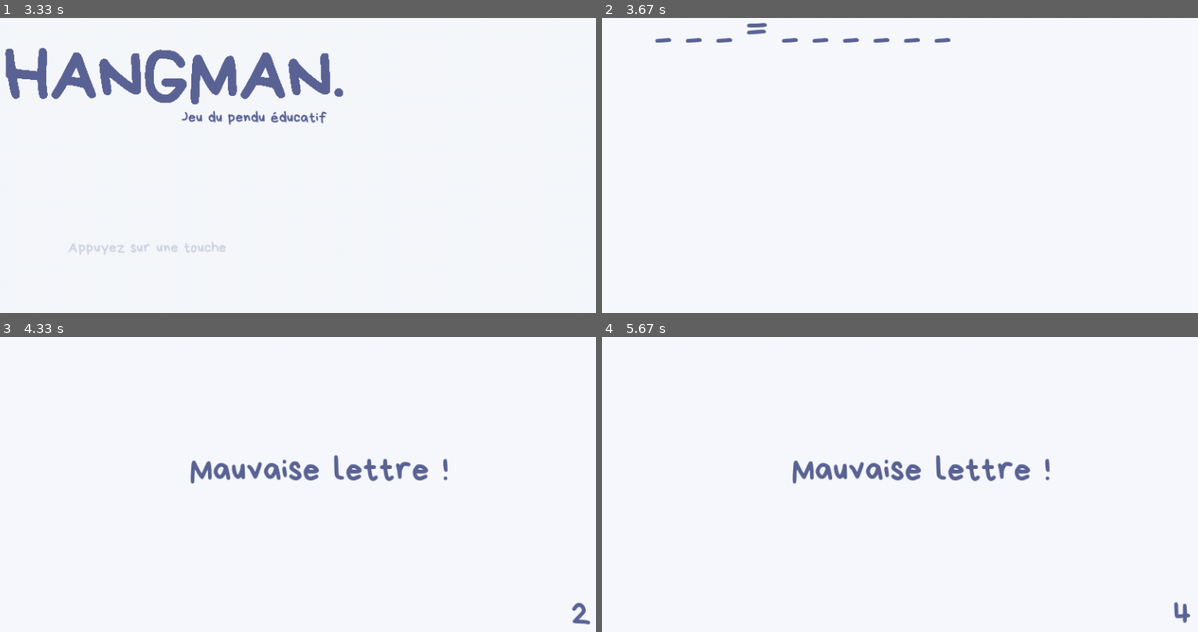
Above: before the commit, frames 1-4 (two rows, left to right).
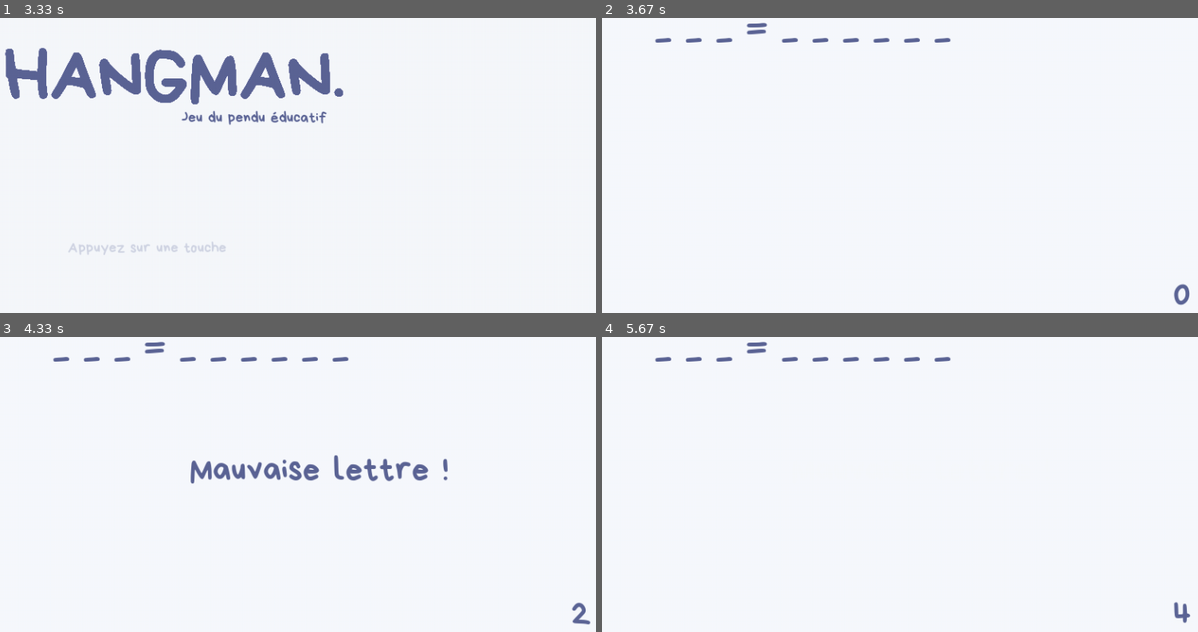
Above: after the commit, the same moments.

Repository: iamkonfusion/HANGMAN-Pygame
Game: pygame game, started from HANGMAN/mecanisme_pendu.py
Two runs of this game, one before a commit and one after it. Both use one fixed random seed, a clock stepped at 60 frames per second and the inputs below.
Inputs:
- Up to frame 1 (3.33 s): no input
- Up to frame 2 (3.67 s): tap Space at 3.33 s
- Up to frame 3 (4.33 s): tap Space at 3.73, 4.03 s
- Up to frame 4 (5.67 s): tap Space at 4.62, 5.12 s

Frame 1 is identical in both runs. In frame 2, 0.1% of the frame differs, in the area x 95-99%, y 90-98%; in frame 3, 0.5%; in frame 4, 1.9%, in the area x 8-76%, y 1-50%.

Commit message:
Update mecanisme_pendu.py

Diff:
--- a/HANGMAN/mecanisme_pendu.py
+++ b/HANGMAN/mecanisme_pendu.py
@@ -28,7 +28,6 @@
 """
 
 pygame.display.flip()
-
 
 debutant_adj = {"blue":"bleu",
             "difficult":"difficile",
@@ -104,6 +103,12 @@
                 fautes = 0
                 while fautes != 10 and not mot_complet:
 
+                    screen.blit(pygame.transform.smoothscale(background, size),(0,0))
+                    affichage_word_trad = " ".join(display_word) + " = " + " ".join(display_trad)
+                    screen.blit(font_ingame.render(affichage_word_trad, True, (r,g,b)), coord_tirets)
+                    screen.blit(font_ingame.render(str(fautes), 1 , (94, 102, 151)),(850,450)) # ajout !
+                    pygame.display.flip()
+
                     for event in pygame.event.get():
                         if event.type == pygame.QUIT:
                             pygame.quit()
@@ -125,15 +130,18 @@
 
                                 screen.blit(pygame.transform.smoothscale(background, size),(0,0))
                                 affichage_word_trad = " ".join(display_word) + " = " + " ".join(display_trad)
+                                screen.blit(font_ingame.render(str(fautes), 1 , (94, 102, 151)),(850,450)) # ajout !
                                 screen.blit(font_ingame.render(affichage_word_trad, True, (r,g,b)), coord_tirets)
                                 pygame.display.flip()
 
                             else:
                                 fautes += 1
                                 screen.blit(pygame.transform.smoothscale(background, size),(0,0))
+                                screen.blit(font_ingame.render(affichage_word_trad, True, (r,g,b)), coord_tirets)
+                                screen.blit(font_ingame.render(str(fautes), 1 , (94, 102, 151)),(850,450)) # ajout !
                                 screen.blit(font_ingame.render("Mauvaise lettre !", True, (r,g,b)), (350,260))
-                                screen.blit(font_ingame.render(str(fautes), 1 , (94, 102, 151)),(850,450)) # ajout !
                                 pygame.display.flip()
+                                pygame.time.wait(400)
 
                                 if fautes == 10:
                                     screen.blit(pygame.transform.smoothscale(try_again, size),(0,0))
@@ -161,46 +169,6 @@
 
 """
 
-import pygame
-from sys import exit
-
-pygame.init()
-pygame.font.init()
-
-size = width, height = 940,540
-screen = pygame.display.set_mode(size, pygame.RESIZABLE)
-
-pygame.display.set_caption('HANGMAN')
-pygame.display.set_icon(pygame.image.load('design/caticon.ico'))
-background = pygame.image.load('design/homescreen.png')
-screen.blit(pygame.transform.smoothscale(background, size),(0,0))
-
-font = pygame.font.Font("bryndan-write-font/BryndanWrite.ttf", 97)
-# color_values = r, g, b = (94,102,151) # ORIGINAL 'HANGMAN.' COLOR VALUES
-color_values = r, g, b = (248,251,255) # couleur background
-clock = pygame.time.Clock()
-
-while not (r < 94 and g < 102 and b < 151):
-    if not r < 94 :
-        r -= 1
-    if not g < 102:
-        g -= 1
-    if not b < 151:
-        b -= 1
-    hangman = font.render("HANGMAN.", True, (r,g,b))
-    screen.blit(hangman, (106,133))
-    pygame.display.flip()
-    clock.tick(65)
-
-font = pygame.font.Font("bryndan-write-font/BryndanWrite.ttf", 20)
-jeu_du_pendu_educatif = font.render("Jeu du pendu éducatif", True, (94,102,151))
-tap_here_to_start = font.render("Appuyez sur une touche", True, (210,214,229))
-
-screen.blit(hangman, (106,133))
-screen.blit(jeu_du_pendu_educatif, (339,229))
-screen.blit(tap_here_to_start, (190, 400))
-pygame.display.flip()
-
 Running = True
 while Running :
 
